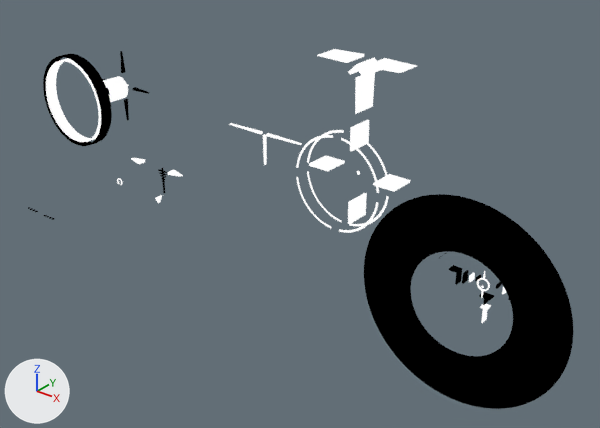
Before and after pictures for a commit that changed the Blender file [workfiles]/reticle.blend.
Camera for both pictures: a camera (50 mm lens) standing at (38.9, -46.5, 21.8) and looking at (6.6, -6.1, -3.2). The axes (+X, +Y, +Z) are drawn at lower left. The lights are the same throughout.

Names of what the first picture shows: 'Border', 'Cube', 'Scope', 'Scope2', 'mrs', 'okp'.
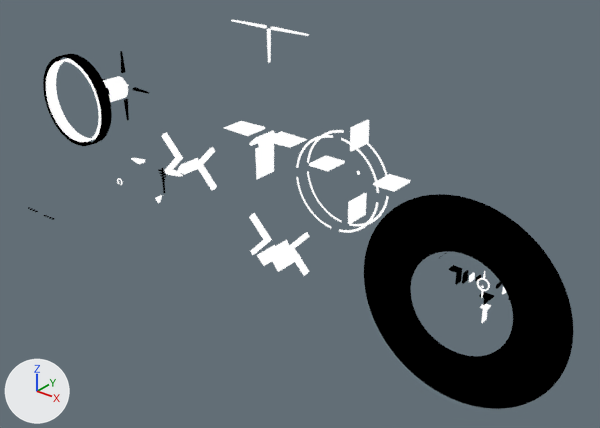
Changed parts and their boxes (x1, y1, x2, y2) in the pictures (600 x 428 px):
'okp', moved
    before: (317, 49, 417, 114)
    after: (224, 121, 307, 179)
'uwu', added
    after: (249, 213, 310, 276)
'top of the pops', added
    after: (162, 132, 217, 190)
'Cube', moved
    before: (229, 123, 302, 165)
    after: (231, 20, 309, 63)

Diff of the bpy script that builds the scene:
```diff
--- a/[workfiles]/reticle.blend.py
+++ b/[workfiles]/reticle.blend.py
@@ me_cube_009 @@
+me_cube_009.from_pydata(...)  # 44 vertices, 38 faces; spans x -2.92..2.92, y -3.15..-1.15, z -1.85..1.85
+me_cube_009.materials.append(mat_white)
@@ me_cube_006 @@
+me_cube_006.from_pydata(...)  # 32 vertices, 26 faces; spans x -2.92..2.92, y -3.45..-1.45, z -1.85..1.85
+me_cube_006.materials.append(mat_white)
@@ ob_okp @@
 ob_okp = bpy.data.objects.new('okp', me_cube)
-ob_okp.location = (8.92, 0.0, 7.14)
+ob_okp.location = (0.0, 0.0, 0.0)
@@ ob_cube @@
 ob_cube = bpy.data.objects.new('Cube', me_cube_005)
-ob_cube.location = (0.0, -2.15, 0.0)
+ob_cube.location = (0.58, -2.15, 8.09)
@@ ob_uwu @@
+ob_uwu = bpy.data.objects.new('uwu', me_cube_009)
+ob_uwu.location = (1.25, 0.0, -8.96)
@@ ob_top_of_the_pops @@
+ob_top_of_the_pops = bpy.data.objects.new('top of the pops', me_cube_006)
+ob_top_of_the_pops.location = (-8.07, 0.0, -4.18)
```
